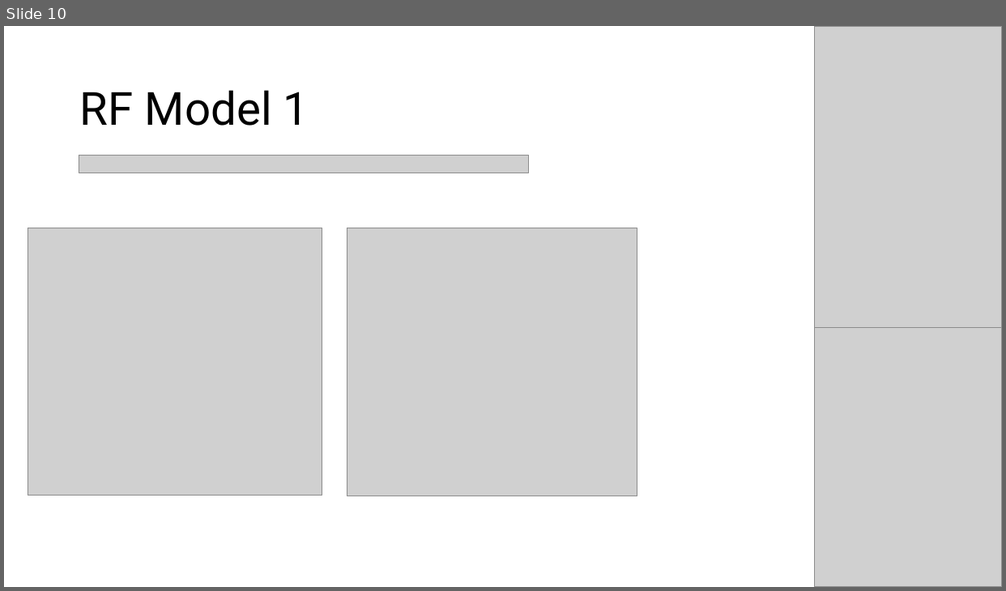
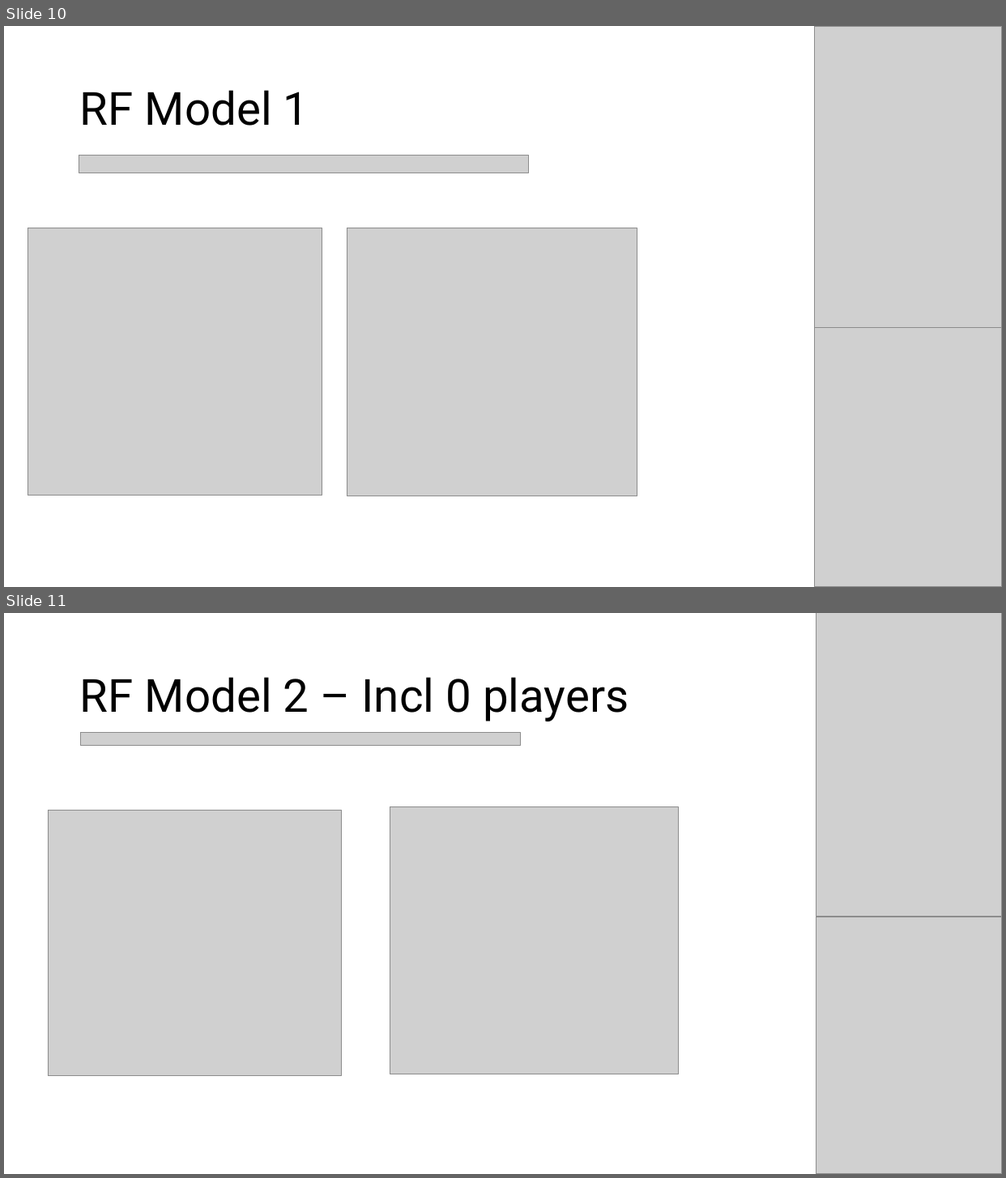
Before and after one commit to Dilan-De-Silva/Big-Bash-Fantasy-AI-v2, a slide deck: strategy/BBL Fantasy AI v2 Strategy & Planning.pptx. Shown one above the other, each under a label of ours: slide 10 before the commit, slides 10 and 11 after it. The pictures are 1006x591 and 1006x1178 pixels, drawn with LibreOffice and Linux fonts; fonts in the diff are those of the drawing; grey boxes stand for pictures. Boxes give left, top, right and bottom in pixels: in the first picture for what was removed or moved away, otherwise in the second. Text is boxed around its words. In the diff, an @@ line names an element or a change of style, - is before the commit and + after.

Commit message:
Added players who got 0 points via no involvement

```diff
--- a/strategy/BBL Fantasy AI v2 Strategy & Planning.pptx
+++ b/strategy/BBL Fantasy AI v2 Strategy & Planning.pptx
@@ slide 11 added at (4, 613, 1002, 1174), background #FFFFFF @@
@@ picture added at (816, 613, 1002, 916) @@
@@ title added at (80, 677, 629, 722), 44 pt, text #000000 @@
+RF Model 2 – Incl 0 players
@@ picture added at (80, 733, 521, 746) @@
@@ picture added at (390, 807, 678, 1075) @@
@@ picture added at (49, 810, 342, 1076) @@
@@ picture added at (816, 918, 1002, 1174) @@
```
Also in this commit, not shown: 3 other files.
